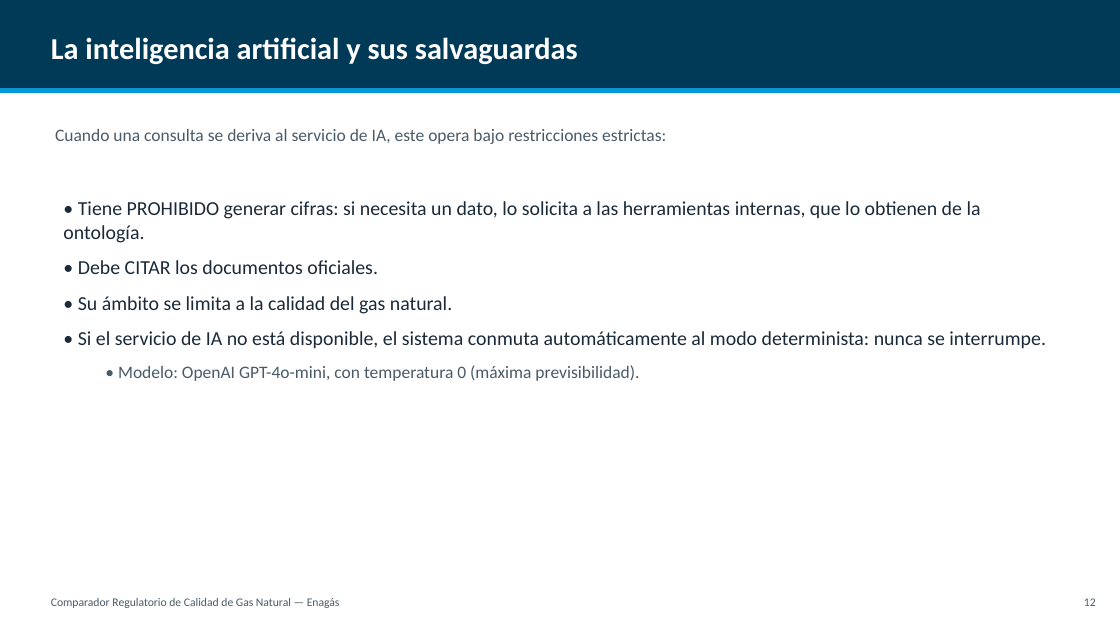
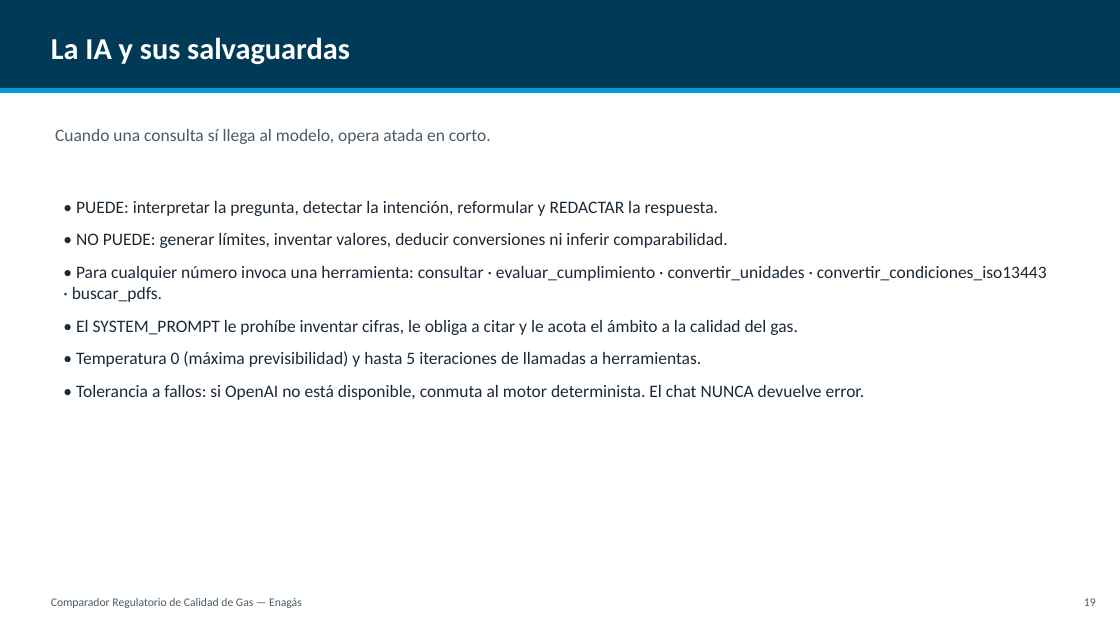
Before and after one commit to CarlosOlivaZurdo/ENAG-S_G1, a slide deck: slide 20 of docs/Presentacion_Comparador_Gas.pptx (slide 13 before the commit). Drawn at 1120x630 pixels with LibreOffice and Linux fonts; fonts in the diff are those of the drawing. Boxes give left, top, right and bottom in pixels: in the first picture for what was removed or moved away, otherwise in the second. Text is boxed around its words. In the diff, an @@ line names an element or a change of style, - is before the commit and + after.

```diff
--- a/docs/Presentacion_Comparador_Gas.pptx
+++ b/docs/Presentacion_Comparador_Gas.pptx
@@ text at box(51, 37, 350, 64): text changed @@
-La inteligencia artificial y sus salvaguardas
+La IA y sus salvaguardas
@@ text at box(55, 129, 491, 144): text changed @@
-Cuando una consulta se deriva al servicio de IA, este opera bajo restricciones estrictas:
+Cuando una consulta sí llega al modelo, opera atada en corto.
@@ text at box(72, 201, 1047, 400): text changed; size 17 to 15 pt @@
-• Tiene PROHIBIDO generar cifras: si necesita un dato, lo solicita a las herramientas internas, que lo obtienen de la ontología.
-• Debe CITAR los documentos oficiales.
-• Su ámbito se limita a la calidad del gas natural.
-• Si el servicio de IA no está disponible, el sistema conmuta automáticamente al modo determinista: nunca se interrumpe.
-  • Modelo: OpenAI GPT-4o-mini, con temperatura 0 (máxima previsibilidad).
+• PUEDE: interpretar la pregunta, detectar la intención, reformular y REDACTAR la respuesta.
+• NO PUEDE: generar límites, inventar valores, deducir conversiones ni inferir comparabilidad.
+• Para cualquier número invoca una herramienta: consultar · evaluar_cumplimiento · convertir_unidades · convertir_condiciones_iso13443 · buscar_pdfs.
+• El SYSTEM_PROMPT le prohíbe inventar cifras, le obliga a citar y le acota el ámbito a la calidad del gas.
+• Temperatura 0 (máxima previsibilidad) y hasta 5 iteraciones de llamadas a herramientas.
+• Tolerancia a fallos: si OpenAI no está disponible, conmuta al motor determinista. El chat NUNCA devuelve error.
@@ text at box(51, 598, 302, 608): text changed @@
-Comparador Regulatorio de Calidad de Gas Natural — Enagás
+Comparador Regulatorio de Calidad de Gas — Enagás
@@ text at box(1084, 598, 1096, 606): text changed @@
-12
+19
```
Also in this commit, not shown: 10 other slides changed, 12 slides added, 7 slides removed, 11 other files.
